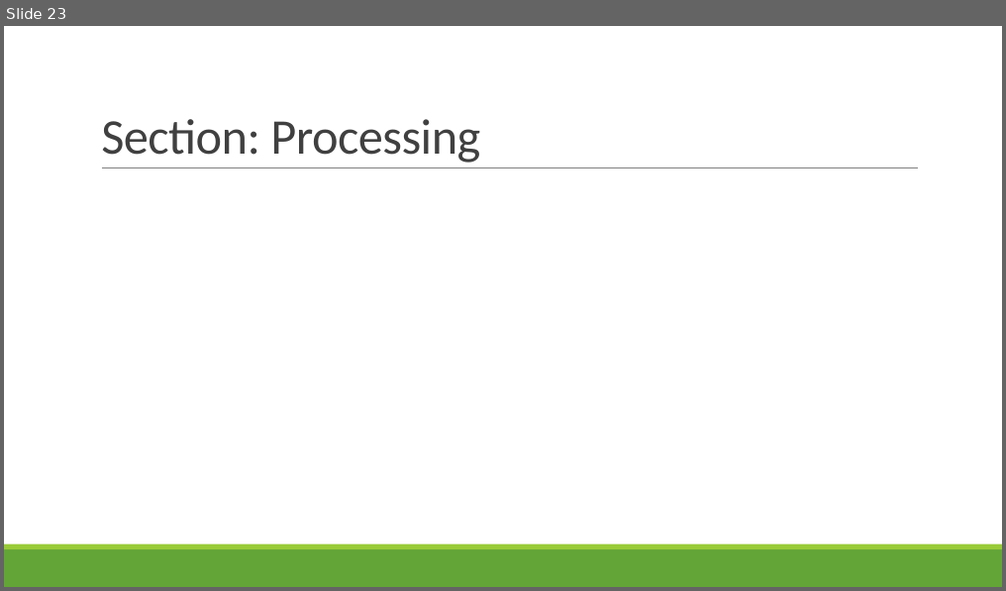
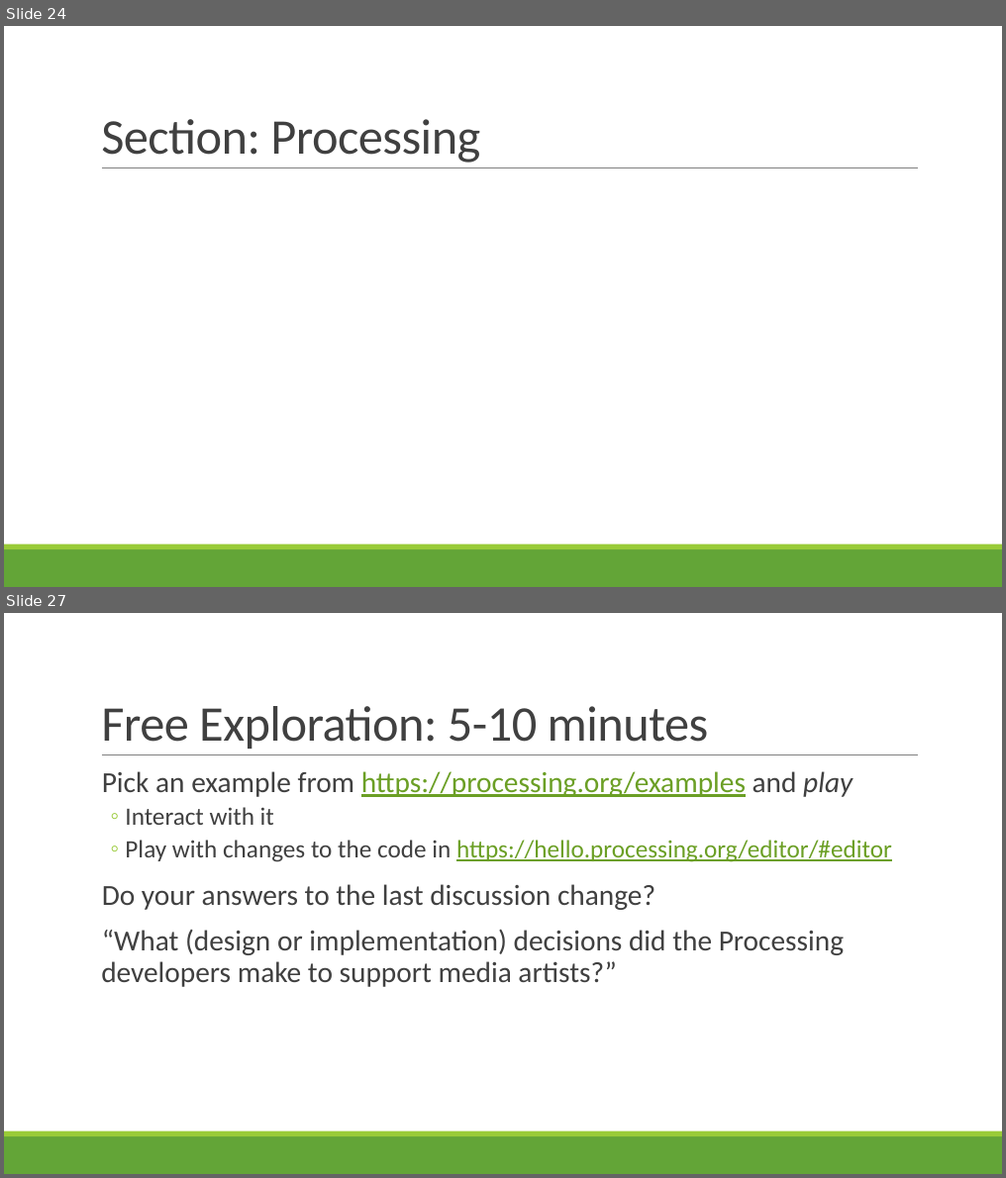
Before and after one commit to rbohrer/pl-course, a slide deck: LectureSlides/12Play.pptx. Shown one above the other, each under a label of ours: slide 23 before the commit, slides 24 and 27 after it; the slides between them are not shown. The pictures are 1006x591 and 1006x1178 pixels, drawn with LibreOffice and Linux fonts; fonts in the diff are those of the drawing. Boxes give left, top, right and bottom in pixels: in the first picture for what was removed or moved away, otherwise in the second. Text is boxed around its words. In the diff, an @@ line names an element or a change of style, - is before the commit and + after.

```diff
--- a/LectureSlides/12Play.pptx
+++ b/LectureSlides/12Play.pptx
@@ slide 27 added at [4, 613, 1002, 1174], background #FFFFFF; not listed: 3 template elements that a slide beside it also shows @@
@@ title added at [101, 706, 709, 749], 48 pt, text #404040 @@
+Free Exploration: 5-10 minutes
@@ text added at [101, 771, 892, 987], 28 pt, text #404040 @@
+  Pick an example from https://processing.org/examples and play
+  ◦ Interact with it
+  ◦ Play with changes to the code in https://hello.processing.org/editor/#editor
+  Do your answers to the last discussion change?
+  “What (design or implementation) decisions did the Processing developers make to support media artists?”
@@ what was slide 23 is now slide 24 @@
```
Also in this commit, not shown: 2 slides changed, 12 other slides added.
